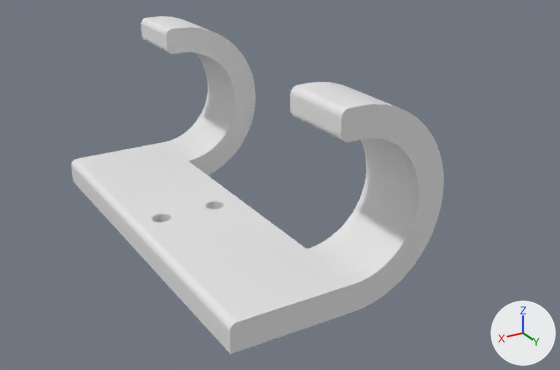
An edit to the Blender file gym/attachment-hook-double/3d-model.blend, drawn before and after from the same camera.
Rendered twice from a 50 mm lens placed at (9.39, 17.87, 9.83), pointed at (-0.73, 0.99, 1.39). The lights are fixed; the arrows at lower right show +X, +Y and +Z.

Names of what the first picture shows: 'Cube (Long)', 'Cube (Short)', 'Cylinder (Outer)'.
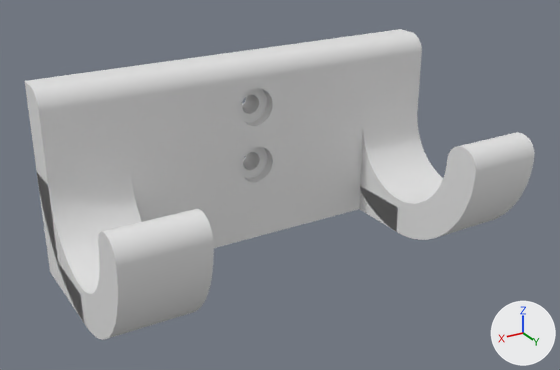
Not drawn themselves, but carrying or shaping drawn objects: ob_m5_screws, ob_cube, ob_cylinder__inner, ob_m5_screws_001, ob_cube_002.

Changed parts and their boxes (x1, y1, x2, y2) in the pictures (560 x 370 px; the box of a moved part takes in the faces that stretch with it):
'Backside', added: after (25, 29, 422, 322)
'Cylinder (Outer)', mesh turned, reshaped, moved, rescaled, modifiers changed: before (157, 16, 444, 312); after (37, 111, 534, 340)
'Cube (Long)', deleted: before (71, 142, 354, 354)
'Cube.001', added, shown: after (98, 132, 535, 268)
'Cube (Short)', deleted, hidden: before (141, 17, 362, 142)
part 1 of me_cylinder_014, moved or reshaped: before (152, 201, 224, 222); after (242, 95, 260, 170)
part 2 of me_cylinder_011, moved or reshaped: before (157, 16, 444, 312); after (37, 134, 534, 340)
part 4 of me_cylinder_010, moved or reshaped: before (164, 53, 419, 284); after (48, 111, 443, 294)
part 5 of me_cube, moved or reshaped: before (166, 27, 256, 175); after (98, 132, 535, 268)

The change, as a list of edits to the scene's bpy script:
```text
Change me_cylinder_014:
    where me_cylinder_014.from_pydata(...)  # 128 vertices, 66 faces; spans x -0.26..0.26, y -0.26..0.26, z 0.0..1.5
    me_cylinder_014 part 1: the whole mesh is turned -90 degrees about the x axis through the mesh origin
Change me_cylinder_010:
    where me_cylinder_010.from_pydata(...)  # 256 vertices, 130 faces; spans x -1.75..1.75, y -1.25..1.25, z -1.4..1.4
    used by ob_cylinder__inner; location = (0.0, 0.0, 2.5); scale = (1.0, 4.44, 1.25)
    me_cylinder_010 part 4: the whole mesh is multiplied about its middle by the matrix ((0.0, -1.64, 0.0), (0.0, 0.0, 1.25), (-1.0, 0.0, 0.0))
Change me_cylinder_011:
    where me_cylinder_011.from_pydata(...)  # 256 vertices, 130 faces; spans x -2.5..2.5, y -5.5..5.5, z -2.5..2.5
    me_cylinder_011 part 2: the whole mesh is multiplied about its middle by the matrix ((0.0, -0.182, 0.0), (0.0, 0.0, 1.1), (-1.1, 0.0, 0.0))
Change me_cube_019:
    where me_cube_019.from_pydata(...)  # 8 vertices, 6 faces; spans x 0.0..2.0, y -1.0..1.0, z 0.0..2.0
    used by ob_cube; location = (0.0, 0.0, 0.0); scale = (1.25, 5.5, 2.5)
    me_cube_019 part 3: the whole mesh is moved by (-1.0, 1.0, 0.0)
Change me_cube:
    where me_cube.from_pydata(...)  # 8 vertices, 6 faces; spans x -2.0..0.0, y -1.0..1.0, z 0.0..2.0
    used by ob_cube_001; location = (1.0, 0.0, 0.0); scale = (2.0, 3.5, 2.5)
    me_cube part 5: the whole mesh is scaled about its middle by (2, 0.5, 0.25), then moved by (1.0, 0.5, -0.75)
Change ob_m5_screws:
    ob_m5_screws.location: (2.4, 0.0, -0.5) -> (0.0, -0.1, 3.75)
    ob_m5_screws.scale: (1.0, 1.0, 1.0) -> (1.0, 4.0, 1.0)
Change ob_cylinder__inner:
    ob_cylinder__inner.location: (0.0, 0.0, 2.5) -> (0.0, 2.75, 2.75)
    ob_cylinder__inner.scale: (1.0, 4.44, 1.25) -> (2.71, 1.0, 1.0)
Change ob_cylinder__outer:
    ob_cylinder__outer.location: (0.0, 0.0, 2.5) -> (4.5, 2.75, 2.75)
    where _m = ob_cylinder__outer.modifiers.new('Boolean.002', 'BOOLEAN')
    _m.object: ob_cube_001 -> ob_m5_screws
    add _m = ob_cylinder__outer.modifiers.new('Boolean.003', 'BOOLEAN')
    add _m.object = ob_m5_screws_001
    add _m = ob_cylinder__outer.modifiers.new('Mirror', 'MIRROR')
    add _m.mirror_object = ob_backside
Change ob_cube:
    ob_cube.location: (0.0, 0.0, 0.0) -> (0.0, 0.0, 2.75)
    ob_cube.scale: (1.25, 5.5, 2.5) -> (5.55, 5.0, 5.0)
Remove ob_cube__long:
    ob_cube__long = bpy.data.objects.new('Cube (Long)', me_cube_020)
Remove ob_cube__short:
    ob_cube__short = bpy.data.objects.new('Cube (Short)', me_cube_021)
Change ob_cube_001:
    remove ob_cube_001.hide_set(True)
    ob_cube_001.location: (1.0, 0.0, 0.0) -> (4.5, 4.5, 2.75)
    ob_cube_001.scale: (2.0, 3.5, 2.5) -> (0.5, 1.0, 1.0)
    add _m = ob_cube_001.modifiers.new('Bevel', 'BEVEL')
    add _m.width = 0.5
    add _m.width_pct = 0.5
    add _m.segments = 16
    add _m.limit_method = 'WEIGHT'
    add _m = ob_cube_001.modifiers.new('Mirror', 'MIRROR')
    add _m.mirror_object = ob_backside
Add ob_backside:
    ob_backside = bpy.data.objects.new('Backside', me_cube_001)  # 16 vertices, 14 faces; spans x -5.5..5.5, y 0.0..2.75, z 0.0..5.0; modifiers BEVEL, BOOLEAN, BOOLEAN, BOOLEAN
    ob_backside.location = (0.0, 0.0, 0.0)
Add ob_cube_002:
    ob_cube_002 = bpy.data.objects.new('Cube.002', me_cube_003)  # a box spanning x -3.5..3.5, y 0.0..2.0, z -1.0..1.0
    ob_cube_002.location = (0.0, 1.0, 0.0)
Add ob_m5_screws_001:
    ob_m5_screws_001 = bpy.data.objects.new('M5 Screws.001', me_cylinder_002)  # a 64-sided cylinder along y spanning x -0.5..0.5, y 0.0..0.29, z -0.5..0.5; modifiers ARRAY
    ob_m5_screws_001.location = (0.0, 0.71, 3.75)
    ob_m5_screws_001.scale = (1.0, 5.17, 1.0)
```
